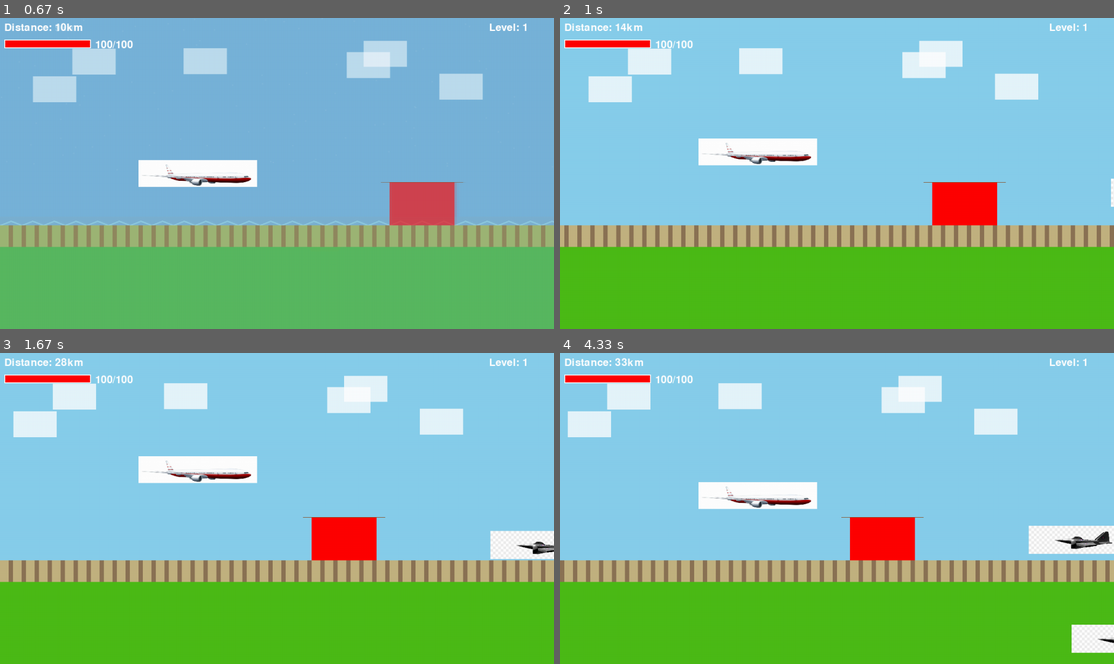
Above: before the commit, frames 1-4 (two rows, left to right).
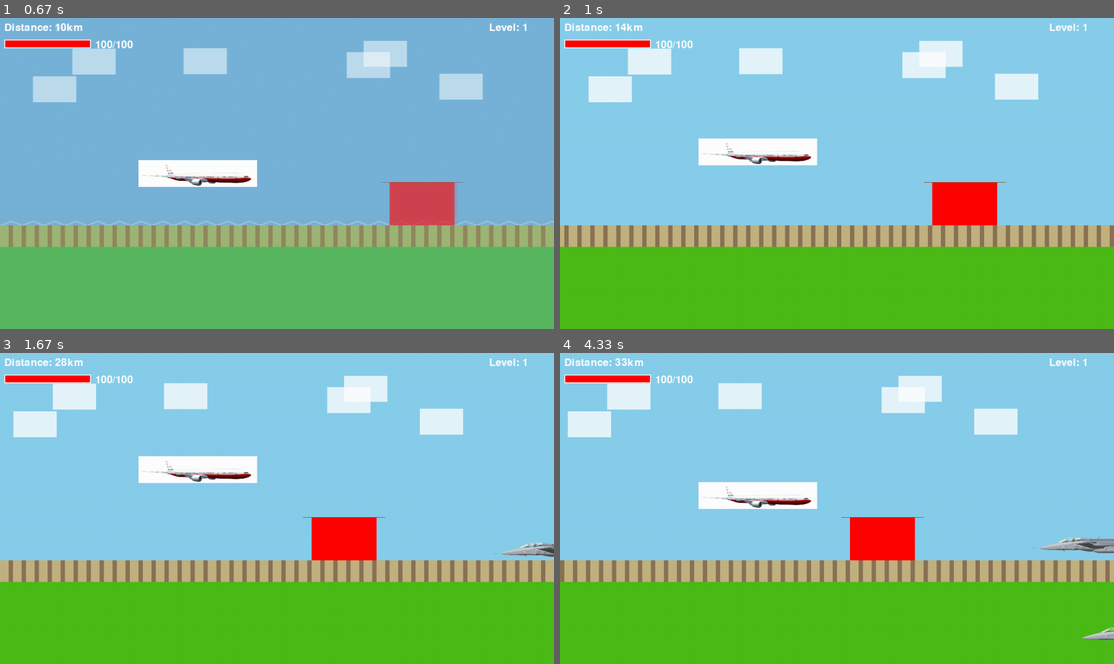
Above: after the commit, the same moments.

Repository: Delaksan-Sritharan/Flight-simulator-game
Game: pygame game, started from pilots.py
Two runs of this game, one before a commit and one after it. Both use one fixed random seed, a clock stepped at 60 frames per second and the inputs below.
Inputs:
- Up to frame 1 (0.67 s): hold Right from 0.33 s (still down)
- Up to frame 2 (1 s): release Right at 0.8 s; hold Up from 0.83 s (still down)
- Up to frame 3 (1.67 s): release Up at 1.13 s; hold Right 1.17-1.63 s
- Up to frame 4 (4.33 s): hold Left 1.67-2.2 s; hold Down 2.23-2.53 s; hold Left 2.57-2.97 s; hold Up 3-3.37 s; hold Right 3.4-4.03 s; hold Down from 4.07 s (still down)

Frame 1 is identical in both runs. In frame 2, less than 0.1% of the frame differs, in the area x 99-100%, y 51-61%; in frame 3, 1.1%; in frame 4, 2.1%, in the area x 84-100%, y 55-97%.

Commit message:
changed enemy aircraft picture

Diff:
--- a/pilots.py
+++ b/pilots.py
@@ -468,7 +468,7 @@
         super().__init__()
         try:
             if is_enemy:
-                img = pygame.image.load("images/enemy.png")
+                img = pygame.image.load("images/jet_fighter_PNG7.png")
             else:
                 img = pygame.image.load("images/TempFlightFigure.png")
             self.image = pygame.transform.scale(img, (int(img.get_width() * scale), int(img.get_height() * scale)))
--- a/pilots1.py
+++ b/pilots1.py
@@ -227,7 +227,7 @@
         super().__init__()
         try:
             if is_enemy:
-                img = pygame.image.load("images/enemy.png")
+                img = pygame.image.load("images/jet_fighter_PNG7.png")
             else:
                 img = pygame.image.load("images/TempFlightFigure.png")
             self.image = pygame.transform.scale(img, (int(img.get_width() * scale), int(img.get_height() * scale)))
@@ -353,11 +353,11 @@
         self.max_level = 6
         self.level_thresholds = {
             1: 0,
-            2: 1000,
-            3: 2000,
-            4: 3000,
-            5: 4000,
-            6: 5000
+            2: 5000,
+            3: 10000,
+            4: 15000,
+            5: 20000,
+            6: 25000
         }
         self.level_completed = False
         self.level_transition_time = 0
@@ -574,7 +574,7 @@
         score = int(player_flight.distance_traveled / 10)
 
         # Check if game is completed (passed all levels)
-        if score >= 6000:
+        if score >= 26000:
             game_completed = True
 
     # Drawing
Binary file added: images/jet_fighter_PNG7.png
